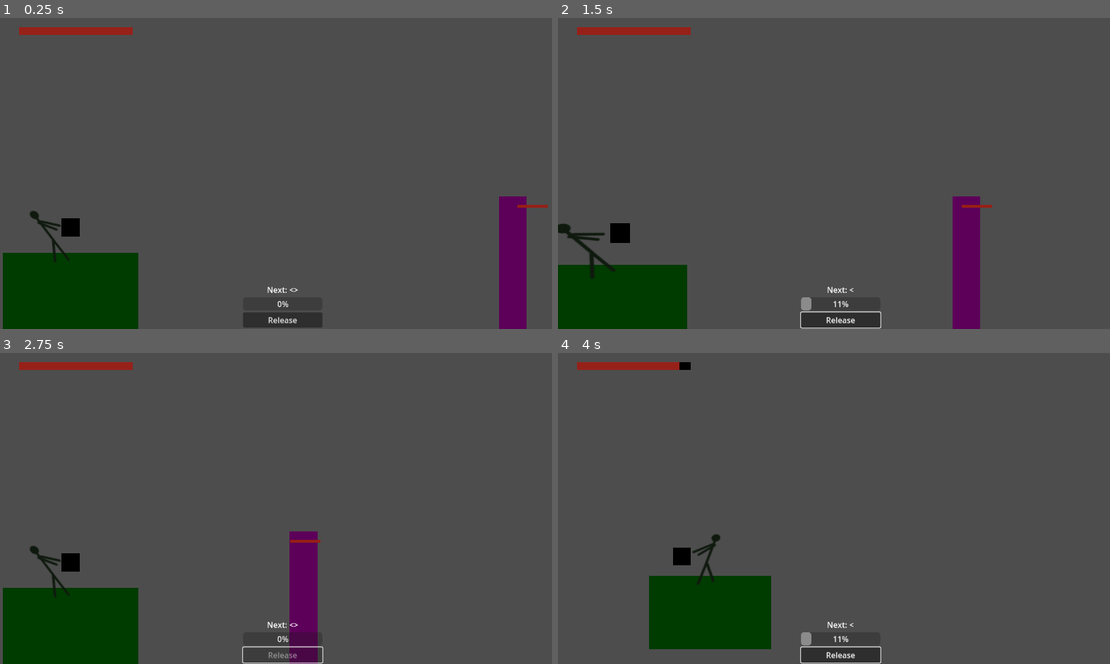
Above: before the commit, frames 1-4 (two rows, left to right).
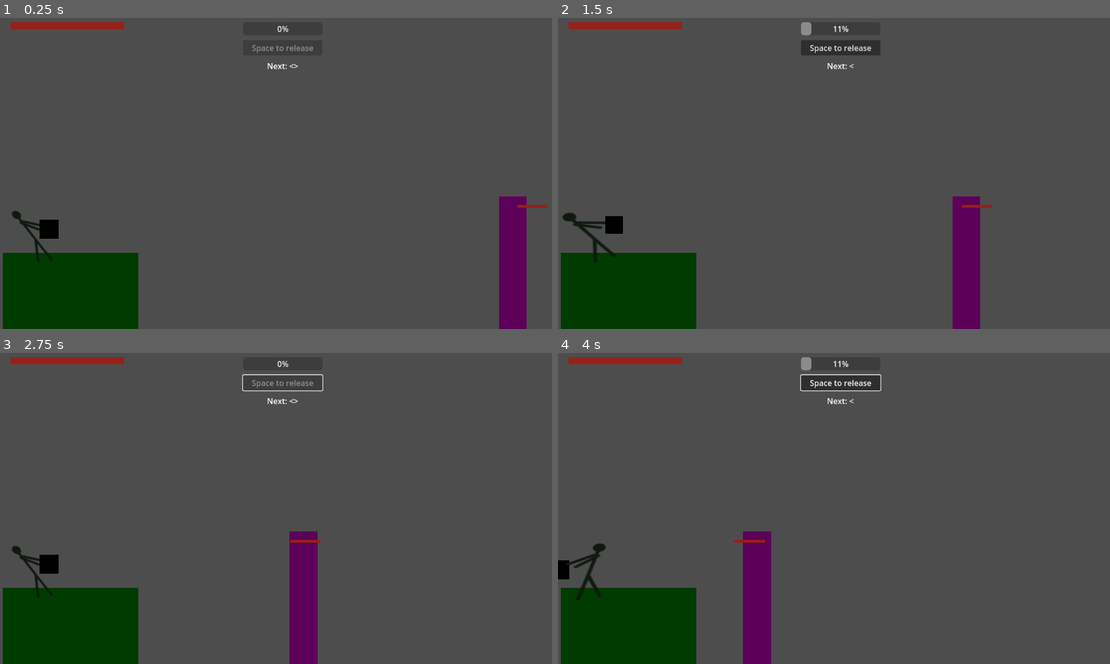
Above: after the commit, the same moments.

Repository: AntonioDell/wurf_mann
Game: Godot game, scene res://experiment.tscn
Same seed, same stepped clock (60 frames per second), same inputs: the game is played once before the commit and once after it. Before the commit the project starts from res://test.tscn.
Inputs (mouse positions are in pixels of both pictures, inside the frame that each line leads up to):
- Up to frame 1 (0.25 s): no input
- Up to frame 2 (1.5 s): click (839, 319) at 0.5 s, where only the run before the commit has a clickable "Release"; move the mouse to (966, 154) at 1.27 s; hold Right (increase_charge_right) from 1.28 s (still down); tap Space (release_throw) at 1.35 s; click (966, 154) at 1.42 s
- Up to frame 3 (2.75 s): release Right (increase_charge_right) at 2 s; click "Release" (after the commit: "Space to release") at 2 s
- Up to frame 4 (4 s): move the mouse to (729, 520) at 2.77 s; hold Left (increase_charge_left) 2.78-3.53 s; tap Space (release_throw) at 2.85, 3.6 s; move the mouse to (894, 436) at 3.52 s; hold Right (increase_charge_right) from 3.53 s (still down)

The runs differ from the first frame. In frame 1, 2.3% of the frame differs, in the area x 1-59%, y 1-100%; in frame 2, 4.6%; in frame 3, 2.0%; in frame 4, 12%, in the area x 0-59%, y 1-100%.
Error after the commit: Invalid access to property or key 'last_charge' on a base object of type 'Dictionary'. (res://projectile_motion.gd:25)

Commit message:
Add modifiers to projectile motion

Diff:
--- /dev/null
+++ b/debug_ui.gd
@@ -0,0 +1,24 @@
+extends VBoxContainer
+
+
+@export var throw: Throw
+
+
+func _ready():
+	throw.charge_changed.connect(_on_throw_charge_changed)
+	throw.charge_input_registered.connect(_on_throw_charge_input_registered)
+	throw.is_release_possible_changed.connect(_on_throw_is_release_possible_changed)
+
+func _on_throw_charge_changed(charge, _old):
+	%ChargeVisualizer.value = charge
+
+func _on_throw_charge_input_registered(input):
+	var next_input = "<>"
+	if input > 0:
+		next_input = "<"
+	elif input < 0:
+		next_input =  ">"
+	%NextInputVisualizer.text = "Next: %s" % next_input
+
+func _on_throw_is_release_possible_changed(is_possible):
+	%ReleaseVisualizer.disabled = not is_possible
--- /dev/null
+++ b/debug_ui.tscn
@@ -0,0 +1,26 @@
+[gd_scene load_steps=2 format=3 uid="uid://b4mfs712g66tl"]
+
+[ext_resource type="Script" path="res://debug_ui.gd" id="1_8wopo"]
+
+[node name="DebugUI" type="VBoxContainer"]
+offset_right = 162.0
+offset_bottom = 92.0
+theme_override_constants/separation = 10
+script = ExtResource("1_8wopo")
+
+[node name="ChargeVisualizer" type="ProgressBar" parent="."]
+unique_name_in_owner = true
+layout_mode = 2
+max_value = 1.0
+
+[node name="ReleaseVisualizer" type="Button" parent="."]
+unique_name_in_owner = true
+layout_mode = 2
+disabled = true
+text = "Space to release"
+
+[node name="NextInputVisualizer" type="Label" parent="."]
+unique_name_in_owner = true
+layout_mode = 2
+text = "Next: <>"
+horizontal_alignment = 1
--- /dev/null
+++ b/experiment.tscn
@@ -0,0 +1,134 @@
+[gd_scene load_steps=18 format=3 uid="uid://6dlej644ivdi"]
+
+[ext_resource type="PackedScene" uid="uid://bdsatwb2p73p8" path="res://throw.tscn" id="2_e14i7"]
+[ext_resource type="PackedScene" uid="uid://b7kc74h3y26yk" path="res://projectile_motion.tscn" id="2_fnula"]
+[ext_resource type="Texture2D" uid="uid://4alukqmqocsa" path="res://stick_figure_spritesheet.svg" id="5_aqa7n"]
+[ext_resource type="Script" path="res://rotate_by_charge.gd" id="7_axeiq"]
+[ext_resource type="PackedScene" uid="uid://bhbad3vs5oq1r" path="res://hurtbox.tscn" id="7_dq7ia"]
+[ext_resource type="Script" path="res://throwable.gd" id="8_tl1w3"]
+[ext_resource type="PackedScene" uid="uid://bjunggugd5rn1" path="res://test_enemy.tscn" id="8_tvirw"]
+[ext_resource type="PackedScene" uid="uid://b4mfs712g66tl" path="res://debug_ui.tscn" id="9_lyfxy"]
+[ext_resource type="PackedScene" uid="uid://b1wcnqlyvom47" path="res://health_bar.tscn" id="9_mrqrr"]
+
+[sub_resource type="BoxShape3D" id="BoxShape3D_n6yey"]
+size = Vector3(5.17014, 3.3863, 1)
+
+[sub_resource type="Gradient" id="Gradient_tgjqg"]
+offsets = PackedFloat32Array(0.238255)
+colors = PackedColorArray(0, 0.235294, 0, 1)
+
+[sub_resource type="GradientTexture2D" id="GradientTexture2D_wr827"]
+gradient = SubResource("Gradient_tgjqg")
+width = 500
+height = 300
+
+[sub_resource type="BoxShape3D" id="BoxShape3D_84vw2"]
+size = Vector3(0.932492, 1.96582, 0.196706)
+
+[sub_resource type="BoxShape3D" id="BoxShape3D_054hm"]
+size = Vector3(1, 1, 0.293986)
+
+[sub_resource type="Gradient" id="Gradient_nj4b1"]
+offsets = PackedFloat32Array(0)
+colors = PackedColorArray(0, 0, 0, 1)
+
+[sub_resource type="GradientTexture2D" id="GradientTexture2D_74ydt"]
+gradient = SubResource("Gradient_nj4b1")
+
+[sub_resource type="Environment" id="Environment_kn3tw"]
+
+[node name="Experiment" type="Node"]
+
+[node name="Throw" parent="." instance=ExtResource("2_e14i7")]
+
+[node name="3DWorld" type="Node3D" parent="."]
+
+[node name="PlayerHurtbox" parent="3DWorld" instance=ExtResource("7_dq7ia")]
+transform = Transform3D(1, 0, 0, 0, 1, 0, 0, 0, 1, -7.85657, -5.56088, 0)
+
+[node name="CollisionShape3D" parent="3DWorld/PlayerHurtbox" index="0"]
+shape = SubResource("BoxShape3D_n6yey")
+
+[node name="Sprite3D" type="Sprite3D" parent="3DWorld/PlayerHurtbox"]
+billboard = 1
+texture = SubResource("GradientTexture2D_wr827")
+
+[node name="RotateByCharge" type="CharacterBody3D" parent="3DWorld" node_paths=PackedStringArray("throw")]
+transform = Transform3D(1, 0, 0, 0, 1, 0, 0, 0, 1, -8.66669, -3.27311, 0)
+collision_layer = 0
+collision_mask = 0
+axis_lock_linear_x = true
+axis_lock_linear_y = true
+axis_lock_linear_z = true
+axis_lock_angular_x = true
+axis_lock_angular_z = true
+script = ExtResource("7_axeiq")
+throw = NodePath("../../Throw")
+
+[node name="CollisionShape3D" type="CollisionShape3D" parent="3DWorld/RotateByCharge"]
+shape = SubResource("BoxShape3D_84vw2")
+
+[node name="Sprite3D" type="Sprite3D" parent="3DWorld/RotateByCharge"]
+texture = ExtResource("5_aqa7n")
+hframes = 2
+frame = 1
+region_rect = Rect2(0, 0, 128, 256)
+
+[node name="Throwable" type="CharacterBody3D" parent="3DWorld/RotateByCharge" node_paths=PackedStringArray("projectile_motion", "throw")]
+transform = Transform3D(1, 0, 0, 0, 1, 0, 0, 0, 1, 0.632086, 0.305435, 0)
+collision_layer = 2
+collision_mask = 2
+axis_lock_linear_z = true
+motion_mode = 1
+platform_on_leave = 2
+script = ExtResource("8_tl1w3")
+projectile_motion = NodePath("ProjectileMotion")
+throw = NodePath("../../../Throw")
+
+[node name="ProjectileMotion" parent="3DWorld/RotateByCharge/Throwable" instance=ExtResource("2_fnula")]
+
+[node name="CollisionShape3D" type="CollisionShape3D" parent="3DWorld/RotateByCharge/Throwable"]
+shape = SubResource("BoxShape3D_054hm")
+
+[node name="Sprite3D" type="Sprite3D" parent="3DWorld/RotateByCharge/Throwable"]
+billboard = 1
+texture = SubResource("GradientTexture2D_74ydt")
+
+[node name="TestEnemy" parent="3DWorld" instance=ExtResource("8_tvirw")]
+transform = Transform3D(1, 0, 0, 0, 1, 0, 0, 0, 1, 8.99885, -4.41277, 0)
+
+[node name="Camera3D" type="Camera3D" parent="3DWorld"]
+transform = Transform3D(1, 0, 0, 0, 0.977497, 0.210949, 0, -0.210949, 0.977497, 0, 0.501548, 6.51313)
+
+[node name="WorldEnvironment" type="WorldEnvironment" parent="."]
+environment = SubResource("Environment_kn3tw")
+
+[node name="UI" type="Control" parent="."]
+layout_mode = 3
+anchors_preset = 15
+anchor_right = 1.0
+anchor_bottom = 1.0
+grow_horizontal = 2
+grow_vertical = 2
+
+[node name="DebugUI" parent="UI" node_paths=PackedStringArray("throw") instance=ExtResource("9_lyfxy")]
+layout_mode = 1
+anchors_preset = 5
+anchor_left = 0.5
+anchor_right = 0.5
+offset_left = -81.0
+offset_top = 20.0
+offset_right = 81.0
+offset_bottom = 124.0
+grow_horizontal = 2
+throw = NodePath("../../Throw")
+
+[node name="HealthBar" parent="UI" node_paths=PackedStringArray("hurtbox") instance=ExtResource("9_mrqrr")]
+layout_mode = 0
+offset_left = 20.0
+offset_top = 20.0
+offset_right = 252.0
+offset_bottom = 35.0
+hurtbox = NodePath("../../3DWorld/PlayerHurtbox")
+
+[editable path="3DWorld/PlayerHurtbox"]
--- a/main.tscn
+++ /dev/null
@@ -1,3 +0,0 @@
-[gd_scene format=3 uid="uid://b3bci7htk0ehl"]
-
-[node name="Main" type="Node"]
--- a/project.godot
+++ b/project.godot
@@ -11,7 +11,7 @@
 [application]
 
 config/name="Wurf_Mann"
-run/main_scene="res://test.tscn"
+run/main_scene="res://experiment.tscn"
 config/features=PackedStringArray("4.1", "Forward Plus")
 config/icon="res://icon.svg"
 
--- a/projectile_motion.gd
+++ b/projectile_motion.gd
@@ -3,47 +3,72 @@
 ## See projectile motion:
 ## https://en.wikipedia.org/wiki/Projectile_motion#Angle_%7F'%22%60UNIQ--postMath-0000003A-QINU%60%22'%7F_required_to_hit_coordinate_\(x,y\)
 
-@export_category("Current motion")
-@export var charge: float
 
-@export_category("General config")
+@export_category("Default modifier config")
 @export_range(0.0, 1.4) var release_angle_min = .6
 @export_range(0.0, 1.4) var release_angle_max := 1.4
 @export var angular_velocity_min = 8.0
 @export var angular_velocity_max = 10.0
 @export var gravity_baseline = 10
 
-var last_velocity: Vector2
-var time_since_release: float
-var angular_velocity: float
-var release_angle: float
+
+## Keys: modify_angular_velocity, modify_gravity, modify_release_angle
+## Values: Callables of form (last_status: {
+##   charge: float,
+##   angular_velocity: float,
+##   gravity: float,
+##   release_angle: float,
+##   time_since_release: float,
+##   change_in_velocity: Vector2 }) -> float
+## Each callable must be able to handle NaN values for entries in last_status
+var modifiers: Dictionary = {
+	modify_angular_velocity = func(last_status): return lerpf(angular_velocity_min, angular_velocity_max, last_status.last_charge),
+	modify_gravity = func(last_status): return gravity_baseline,
+	modify_release_angle = func(last_status): return lerpf(release_angle_max, release_angle_min, last_status.last_charge),
+}
+
+
+var last_charge := 0.0
+var last_time_since_release := 0.0
+var last_peak_reached := false
+var last_velocity := Vector2.INF
+var last_angular_velocity := INF
+var last_gravity := INF
+var last_release_angle := INF
+
 
 ## Start new projectile motion, resets internal state for [param new_charge].
-func start_new_motion(new_charge: float):
-	last_velocity = Vector2.ZERO
-	time_since_release = 0
-	charge = clampf(new_charge, 0.0, 1.0)
-	angular_velocity = _get_angular_velocity()
-	release_angle = _get_release_angle()
+func start_new_motion(charge: float):
+	last_charge = clampf(charge, 0.0, 1.0)
+	last_time_since_release = 0.0
+	last_peak_reached = false
+	last_angular_velocity = INF
+	last_release_angle = INF
+	last_gravity = INF
 
 ## Get velocity in x and y direction for current motion with time increase
 ## [param delta].
 func get_velocity(delta: float) -> Vector2:
-	time_since_release += delta
-	var gravity = _get_gravity()
+	var last_status = {
+		charge = last_charge,
+		time_since_release = last_time_since_release,
+		peak_reached = last_peak_reached,
+		angular_velocity = last_angular_velocity,
+		gravity = last_gravity,
+		release_angle = last_release_angle
+	}
 
-	var x = angular_velocity * cos(release_angle)
-	var y = (angular_velocity * sin(release_angle)) - (gravity * time_since_release)
-	last_velocity = Vector2(x,y)
+	last_time_since_release += delta
+	last_gravity = (modifiers.modify_gravity as Callable).call(last_status)
+	last_angular_velocity = (modifiers.modify_angular_velocity as Callable).call(last_status)
+	last_release_angle = (modifiers.modify_release_angle as Callable).call(last_status)
+
+	var x = last_angular_velocity * cos(last_release_angle)
+	var y = (last_angular_velocity * sin(last_release_angle)) - (last_gravity * last_time_since_release)
+
+	var new_velocity = Vector2(x,y)
+	if not last_peak_reached and last_velocity != Vector2.INF and sign(last_velocity.y) > sign(new_velocity.y) :
+		last_peak_reached = true
+	last_velocity = new_velocity
+
 	return last_velocity
-
-func _get_angular_velocity() -> float:
-	var angular_velocity = lerpf(angular_velocity_min, angular_velocity_max, charge)
-	return angular_velocity
-
-func _get_release_angle() -> float:
-	var release_angle = lerpf(release_angle_max, release_angle_min, charge)
-	return release_angle
-
-func _get_gravity() -> float:
-	return gravity_baseline
--- a/test.tscn
+++ /dev/null
@@ -1,144 +0,0 @@
-[gd_scene load_steps=18 format=3 uid="uid://6dlej644ivdi"]
-
-[ext_resource type="Script" path="res://test.gd" id="1_wph7m"]
-[ext_resource type="PackedScene" uid="uid://bdsatwb2p73p8" path="res://throw.tscn" id="2_e14i7"]
-[ext_resource type="PackedScene" uid="uid://b7kc74h3y26yk" path="res://projectile_motion.tscn" id="2_fnula"]
-[ext_resource type="Texture2D" uid="uid://4alukqmqocsa" path="res://stick_figure_spritesheet.svg" id="5_aqa7n"]
-[ext_resource type="Script" path="res://rotate_by_charge.gd" id="7_axeiq"]
-[ext_resource type="PackedScene" uid="uid://bhbad3vs5oq1r" path="res://hurtbox.tscn" id="7_dq7ia"]
-[ext_resource type="Script" path="res://throwable.gd" id="8_tl1w3"]
-[ext_resource type="PackedScene" uid="uid://bjunggugd5rn1" path="res://test_enemy.tscn" id="8_tvirw"]
-[ext_resource type="PackedScene" uid="uid://b1wcnqlyvom47" path="res://health_bar.tscn" id="9_mrqrr"]
-
-[sub_resource type="BoxShape3D" id="BoxShape3D_n6yey"]
-size = Vector3(5.17014, 3.3863, 1)
-
-[sub_resource type="Gradient" id="Gradient_tgjqg"]
-offsets = PackedFloat32Array(0.238255)
-colors = PackedColorArray(0, 0.235294, 0, 1)
-
-[sub_resource type="GradientTexture2D" id="GradientTexture2D_wr827"]
-gradient = SubResource("Gradient_tgjqg")
-width = 500
-height = 300
-
-[sub_resource type="BoxShape3D" id="BoxShape3D_84vw2"]
-size = Vector3(0.932492, 1.96582, 0.196706)
-
-[sub_resource type="BoxShape3D" id="BoxShape3D_054hm"]
-size = Vector3(1, 1, 0.293986)
-
-[sub_resource type="Gradient" id="Gradient_nj4b1"]
-offsets = PackedFloat32Array(0)
-colors = PackedColorArray(0, 0, 0, 1)
-
-[sub_resource type="GradientTexture2D" id="GradientTexture2D_74ydt"]
-gradient = SubResource("Gradient_nj4b1")
-
-[sub_resource type="Environment" id="Environment_kn3tw"]
-
-[node name="Test" type="Node"]
-script = ExtResource("1_wph7m")
-
-[node name="Throw" parent="." instance=ExtResource("2_e14i7")]
-
-[node name="3DVisualizer" type="Node3D" parent="."]
-
-[node name="RotateByCharge" type="CharacterBody3D" parent="3DVisualizer" node_paths=PackedStringArray("throw")]
-transform = Transform3D(1, 0, 0, 0, 1, 0, 0, 0, 1, -6.46321, -3.27311, 0)
-collision_layer = 0
-collision_mask = 0
-axis_lock_linear_x = true
-axis_lock_linear_y = true
-axis_lock_linear_z = true
-axis_lock_angular_x = true
-axis_lock_angular_z = true
-script = ExtResource("7_axeiq")
-throw = NodePath("../../Throw")
-
-[node name="PlayerHurtbox" parent="3DVisualizer/RotateByCharge" instance=ExtResource("7_dq7ia")]
-transform = Transform3D(1, 0, 0, 0, 1, 0, 0, 0, 1, -1.39336, -2.28777, 0)
-collision_layer = 2
-collision_mask = 2
-
-[node name="CollisionShape3D" parent="3DVisualizer/RotateByCharge/PlayerHurtbox" index="0"]
-shape = SubResource("BoxShape3D_n6yey")
-
-[node name="Sprite3D" type="Sprite3D" parent="3DVisualizer/RotateByCharge/PlayerHurtbox"]
-billboard = 1
-texture = SubResource("GradientTexture2D_wr827")
-
-[node name="CollisionShape3D" type="CollisionShape3D" parent="3DVisualizer/RotateByCharge"]
-transform = Transform3D(1, 0, 0, 0, 1, 0, 0, 0, 1, -1.59858, 0, 0)
-shape = SubResource("BoxShape3D_84vw2")
-
-[node name="Sprite3D" type="Sprite3D" parent="3DVisualizer/RotateByCharge"]
-transform = Transform3D(1, 0, 0, 0, 1, 0, 0, 0, 1, -1.59858, 0, 0)
-texture = ExtResource("5_aqa7n")
-hframes = 2
-frame = 1
-region_rect = Rect2(0, 0, 128, 256)
-
-[node name="Throwable" type="CharacterBody3D" parent="3DVisualizer/RotateByCharge" node_paths=PackedStringArray("projectile_motion", "throw")]
-transform = Transform3D(1, 0, 0, 0, 1, 0, 0, 0, 1, 0.793565, 0.378142, 0)
-axis_lock_linear_z = true
-motion_mode = 1
-platform_on_leave = 2
-script = ExtResource("8_tl1w3")
-projectile_motion = NodePath("ProjectileMotion")
-throw = NodePath("../../../Throw")
-
-[node name="ProjectileMotion" parent="3DVisualizer/RotateByCharge/Throwable" instance=ExtResource("2_fnula")]
-
-[node name="CollisionShape3D" type="CollisionShape3D" parent="3DVisualizer/RotateByCharge/Throwable"]
-transform = Transform3D(1, 0, 0, 0, 1, 0, 0, 0, 1, -1.59858, 0, 0)
-shape = SubResource("BoxShape3D_054hm")
-
-[node name="Sprite3D" type="Sprite3D" parent="3DVisualizer/RotateByCharge/Throwable"]
-transform = Transform3D(1, 0, 0, 0, 1, 0, 0, 0, 1, -1.59858, 0, 0)
-billboard = 1
-texture = SubResource("GradientTexture2D_74ydt")
-
-[node name="TestEnemy" parent="3DVisualizer" instance=ExtResource("8_tvirw")]
-transform = Transform3D(1, 0, 0, 0, 1, 0, 0, 0, 1, 8.99885, -4.41277, 0)
-
-[node name="Camera3D" type="Camera3D" parent="."]
-transform = Transform3D(1, 0, 0, 0, 0.977497, 0.210949, 0, -0.210949, 0.977497, 0, 0.501548, 6.51313)
-
-[node name="WorldEnvironment" type="WorldEnvironment" parent="."]
-environment = SubResource("Environment_kn3tw")
-
-[node name="CanvasLayer" type="CanvasLayer" parent="."]
-
-[node name="Debug UI" type="VBoxContainer" parent="CanvasLayer"]
-anchors_preset = 7
-anchor_left = 0.5
-anchor_top = 1.0
-anchor_right = 0.5
-anchor_bottom = 1.0
-offset_left = -81.0
-offset_top = -92.0
-offset_right = 81.0
-grow_horizontal = 2
-grow_vertical = 0
-
-[node name="NextInputVisualizer" type="Label" parent="CanvasLayer/Debug UI"]
-unique_name_in_owner = true
-layout_mode = 2
-text = "Next: <>"
-horizontal_alignment = 1
-
-[node name="ChargeVisualizer" type="ProgressBar" parent="CanvasLayer/Debug UI"]
-unique_name_in_owner = true
-layout_mode = 2
-max_value = 1.0
-
-[node name="ReleaseVisualizer" type="Button" parent="CanvasLayer/Debug UI"]
-unique_name_in_owner = true
-layout_mode = 2
-text = "Release"
-
-[node name="HealthBar" parent="CanvasLayer" node_paths=PackedStringArray("hurtbox") instance=ExtResource("9_mrqrr")]
-hurtbox = NodePath("../../3DVisualizer/RotateByCharge/PlayerHurtbox")
-
-[editable path="3DVisualizer/RotateByCharge/PlayerHurtbox"]
--- a/throwable.gd
+++ b/throwable.gd
@@ -10,12 +10,19 @@
 @onready var initial_position := position
 
 
-# TODO: Add damage to enemies
-
+func get_damage():
+	_reset()
+	# TODO: Make damage variable somehow
+	return 10
 
 func _ready():
 	throw.released.connect(_on_throw_released)
 	throw.charge_input_registered.connect(_on_throw_charge_input_registered)
+	projectile_motion.modifiers.modify_gravity = func(last_status):
+		if last_status.peak_reached and last_status.charge < .5:
+			# TODO: Improve gravity increase with time passed
+			return 20
+		return 10
 
 func _physics_process(delta: float):
 	if not is_released:
@@ -32,5 +39,8 @@
 
 func _on_throw_charge_input_registered(input: int):
 	if input != 0 and is_released:
-		is_released = false
-		position = initial_position
+		_reset()
+
+func _reset():
+	is_released = false
+	position = initial_position
--- /dev/null
+++ b/throwable_visualizer.gd
@@ -0,0 +1,3 @@
+extends Node
+
+## Show the trajectory of a throwable for any modifier.
--- /dev/null
+++ b/throwable_visualizer.tscn
@@ -0,0 +1,6 @@
+[gd_scene load_steps=2 format=3 uid="uid://dbl6d4l84k3ij"]
+
+[ext_resource type="Script" path="res://throwable_visualizer.gd" id="1_gkkgy"]
+
+[node name="ThrowableVisualizer" type="Node"]
+script = ExtResource("1_gkkgy")
Renamed: test.gd -> experiment.gd
Not shown: 1 places in test_enemy.tscn that only renumber resources
